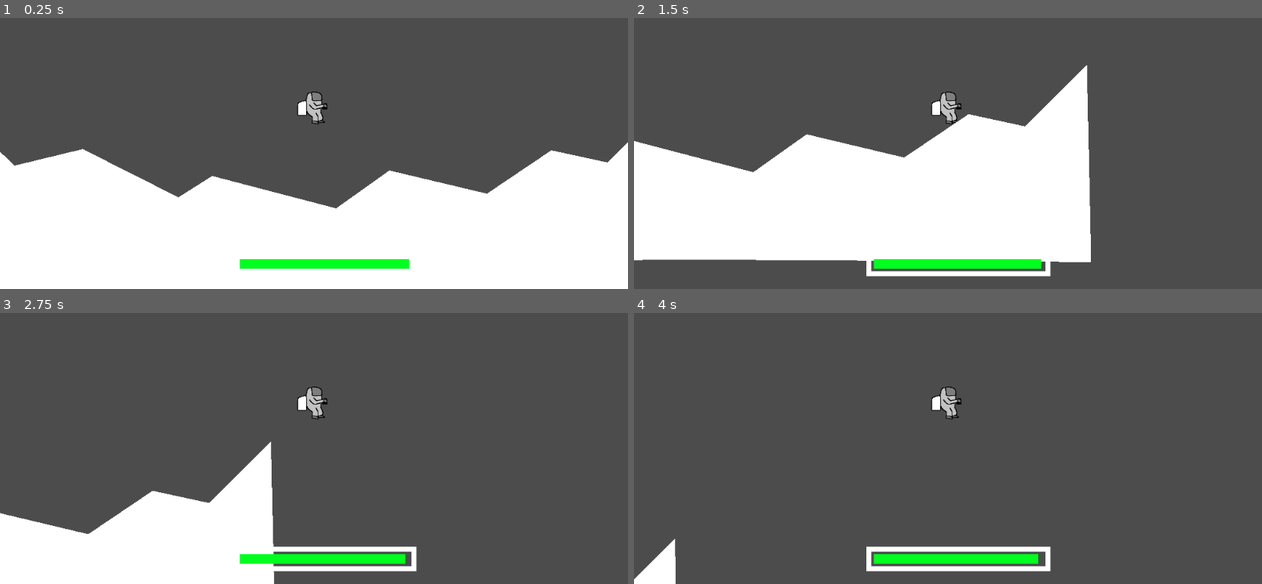
Above: before the commit, frames 1-4 (two rows, left to right).
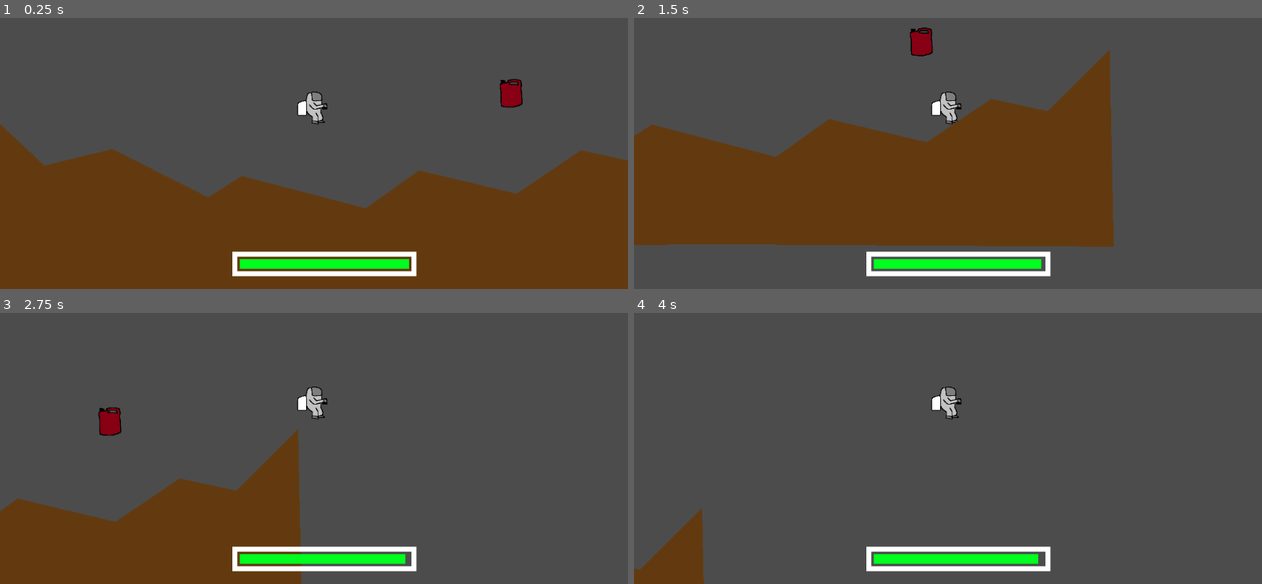
Above: after the commit, the same moments.

Repository: smoothstill/cave-explorer-game-proto
Game: Godot game, scene res://scenes/Main.tscn
Two runs of this game, one before a commit and one after it. Both use one fixed random seed, a clock stepped at 60 frames per second and the inputs below.
Inputs:
- Up to frame 1 (0.25 s): no input
- Up to frame 2 (1.5 s): hold Space (jump) 0.53-1.28 s; tap Space (jump) at 1.35 s
- Up to frame 3 (2.75 s): tap Space (jump) at 1.52, 1.82 s; hold Space (jump) from 2.03 s (still down)
- Up to frame 4 (4 s): release Space (jump) at 2.78 s; tap Space (jump) at 2.85, 3.02, 3.32 s; hold Space (jump) from 3.53 s (still down)

The runs differ from the first frame. In frame 1, 42% of the frame differs, in the area x 0-100%, y 22-100%; in frame 2, 39%; in frame 3, 16%; in frame 4, 1.7%.

Commit message:
fuel canister added

Diff:
--- /dev/null
+++ b/FuelCanister.tscn
@@ -0,0 +1,21 @@
+[gd_scene load_steps=4 format=2]
+
+[ext_resource path="res://assets/sprites/fuel_canister/fuel_canister.png" type="Texture" id=1]
+[ext_resource path="res://scripts/fuel_canister.gd" type="Script" id=2]
+
+[sub_resource type="RectangleShape2D" id=1]
+extents = Vector2( 18.5, 23.3906 )
+
+[node name="FuelCanister" type="Area2D"]
+script = ExtResource( 2 )
+
+[node name="Sprite" type="Sprite" parent="."]
+position = Vector2( -3.8147e-06, 1.90735e-06 )
+scale = Vector2( 0.4875, 0.5 )
+texture = ExtResource( 1 )
+
+[node name="CollisionShape2D" type="CollisionShape2D" parent="."]
+position = Vector2( 0.5, 0.390625 )
+shape = SubResource( 1 )
+
+[connection signal="body_entered" from="." to="." method="_on_FuelCanister_body_entered"]
--- a/scenes/Level1Mesh.tscn
+++ b/scenes/Level1Mesh.tscn
@@ -6,6 +6,7 @@
 
 [node name="Polygon2D" type="Polygon2D" parent="."]
 position = Vector2( -89, 156 )
+color = Color( 0.392157, 0.231373, 0.0627451, 1 )
 polygon = PoolVector2Array( -232, 168, 93, 165, 751, 169, 744, -154, 643, -53, 551, -73, 446, -2, 287, -40, 200, 22, -2, -31, -57, 4, -213, -75, -324, -48, -448, -165, -548, 8, -546, 171 )
 script = ExtResource( 1 )
 
--- a/scenes/Main.tscn
+++ b/scenes/Main.tscn
@@ -1,8 +1,9 @@
-[gd_scene load_steps=7 format=2]
+[gd_scene load_steps=8 format=2]
 
 [ext_resource path="res://scenes/Player.tscn" type="PackedScene" id=1]
 [ext_resource path="res://scenes/Level1Mesh.tscn" type="PackedScene" id=2]
 [ext_resource path="res://scenes/UI.tscn" type="PackedScene" id=3]
+[ext_resource path="res://FuelCanister.tscn" type="PackedScene" id=4]
 
 [sub_resource type="SpatialMaterial" id=3]
 albedo_color = Color( 1, 0, 0, 1 )
@@ -43,3 +44,6 @@
 material = SubResource( 2 )
 
 [node name="UI" parent="." instance=ExtResource( 3 )]
+
+[node name="FuelCanister" parent="." instance=ExtResource( 4 )]
+position = Vector2( 348, -11 )
--- a/scenes/Player.gd
+++ b/scenes/Player.gd
@@ -5,9 +5,11 @@
 
 var max_vertical_speed := 10000
 var min_vertical_speed := -10000
+var max_horizontal_speed := 300
+var horizontal_acceleration:= 800
+var jetpack_acceleration := 9
 var vertical_speed := 0.0
-var horizontal_speed := 300
-var jetpack_speed := 9
+var horizontal_speed := 0.0
 var gravity := 5
 export var max_fuel := 100.0
 onready var fuel_amount = max_fuel setget _set_fuel
@@ -30,7 +32,7 @@
 func _vertical_movement(delta):
 	var localUp = Vector2.UP
 	if Input.is_action_pressed("jump"):
-		vertical_speed += delta * jetpack_speed
+		vertical_speed += delta * jetpack_acceleration
 		_set_fuel(fuel_amount - fuel_decrease_speed)
 	vertical_speed -= delta * gravity # Gravity
 	if vertical_speed < min_vertical_speed:
@@ -39,9 +41,13 @@
 		vertical_speed = max_vertical_speed
 	var k = move_and_collide(localUp * vertical_speed)
 	if k != null:
+		print(k.normal)
 		vertical_speed = 0
 
 # Checks WASD and Shift for horizontal movement via move_and_slide.
 func _horizontal_movement(delta):
 	var localRight = Vector2.RIGHT
+	horizontal_speed += delta * horizontal_acceleration
+	if (horizontal_speed > max_horizontal_speed):
+		horizontal_speed = max_horizontal_speed
 	move_and_slide(localRight * horizontal_speed)
--- /dev/null
+++ b/scripts/fuel_canister.gd
@@ -0,0 +1,8 @@
+extends Node2D
+
+var fuel_supply = 20
+
+func _on_FuelCanister_body_entered(body: KinematicBody2D):
+	if (body.name == "Player"):
+		body._set_fuel(body.fuel_amount + fuel_supply)
+		queue_free()
Binary file added: assets/sprites/fuel_canister/fuel_canister.png
Not shown, added: assets/sprites/fuel_canister/fuel_canister.png.import
